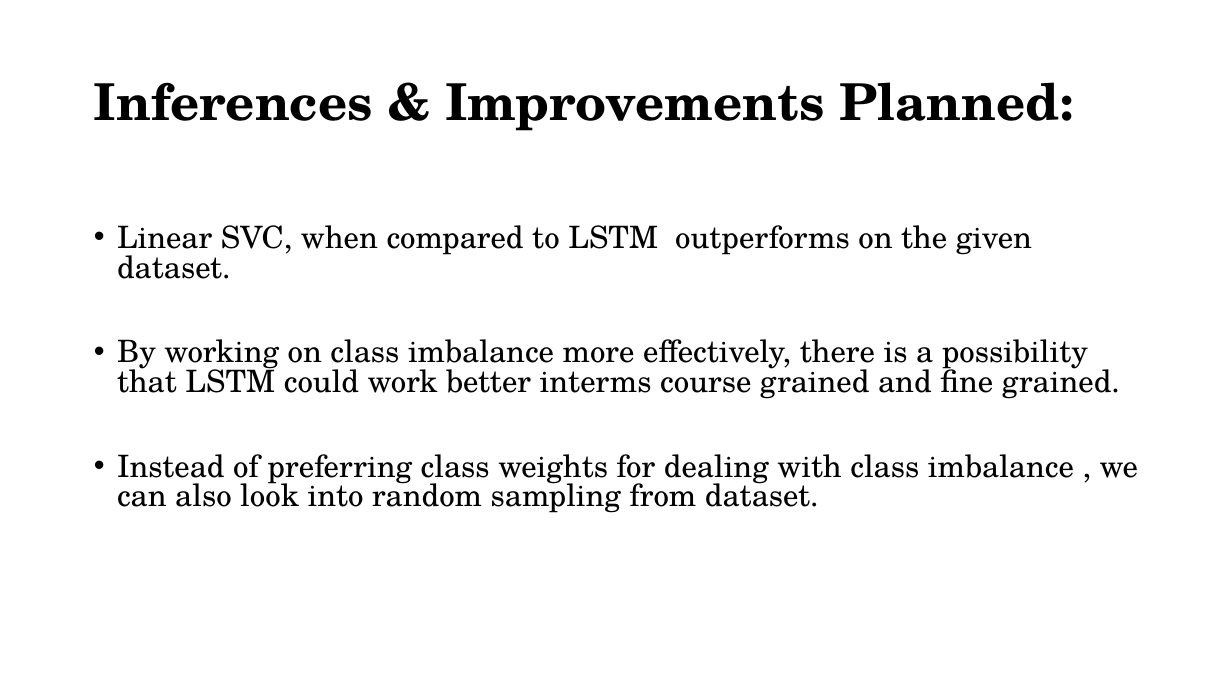
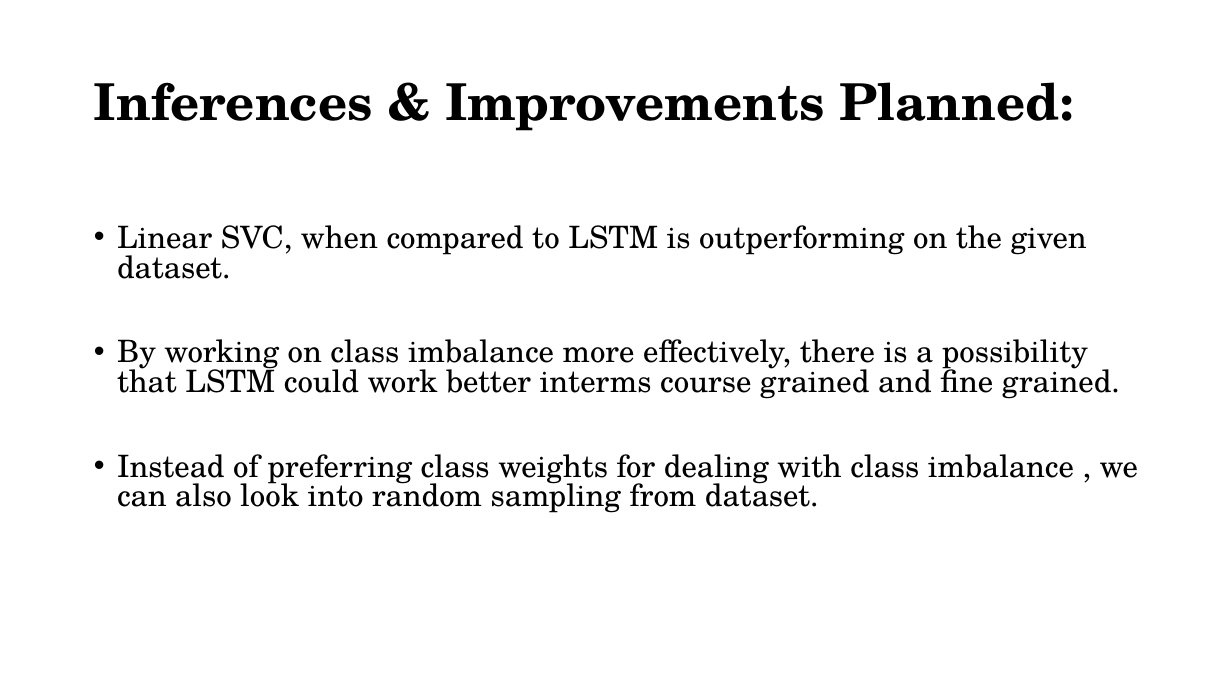
Before and after one commit to VarunBohara/Mini-Project-Documents, a slide deck: slide 7 of DMA - Final PPT.pptx. Drawn at 1232x693 pixels with LibreOffice and Linux fonts; fonts in the diff are those of the drawing. Boxes give left, top, right and bottom in pixels: in the first picture for what was removed or moved away, otherwise in the second. Text is boxed around its words. In the diff, an @@ line names an element or a change of style, - is before the commit and + after.

```diff
--- a/DMA - Final PPT.pptx
+++ b/DMA - Final PPT.pptx
@@ text at box(117, 225, 1087, 279): text changed @@
-• Linear SVC, when compared to LSTM outperforms on the given dataset.
+• Linear SVC, when compared to LSTM is outperforming on the given dataset.
```
Also in this commit, not shown: 2 other slides changed.
